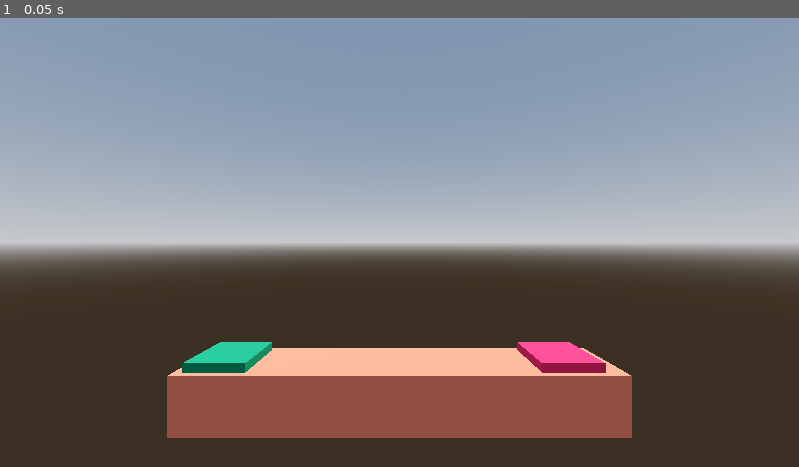
Above: before the commit, frame 1.
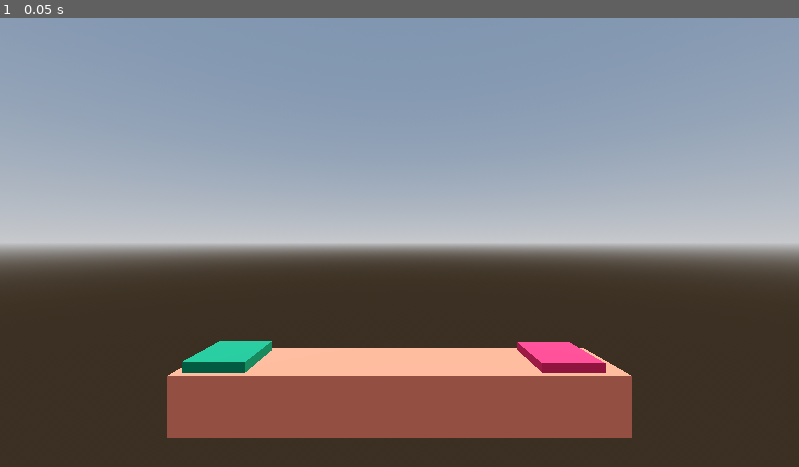
Above: after the commit, the same moment.

Repository: NFT64/Game01
Game: Godot game, scene res://level.tscn
The game is run twice, just before and just after one commit, with the same random seed, the same clock (stepped at 60 frames per second) and the same inputs. This scene is started directly instead of the project's main scene.
Inputs:
- Up to frame 1 (0.05 s): no input

The runs differ from the first frame. In frame 1, less than 0.1% of the frame differs, in the area x 22-35%, y 71-77%.

Commit message:
aother test 03

Diff:
--- a/_Source/level.tscn
+++ b/_Source/level.tscn
@@ -38,7 +38,7 @@
 [node name="launchpad" type="CSGBox3D" parent="."]
 transform = Transform3D(0.759944, 0, 0, 0, 1, 0, 0, 0, 0.813138, -12.2962, -1.38702, 2.08165e-12)
 use_collision = true
-size = Vector3(5.51, 4, 5)
+size = Vector3(5.51, 4.2, 5)
 material = SubResource("StandardMaterial3D_5uqbm")
 
 [node name="landing" type="CSGBox3D" parent="."]
